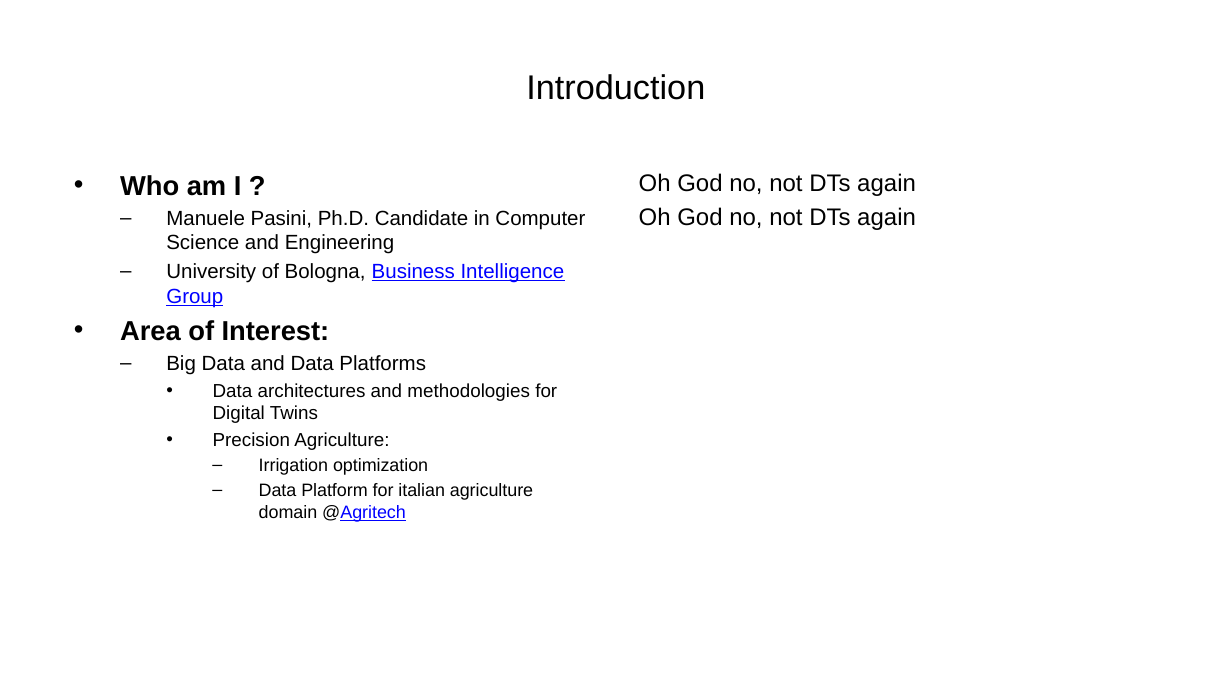
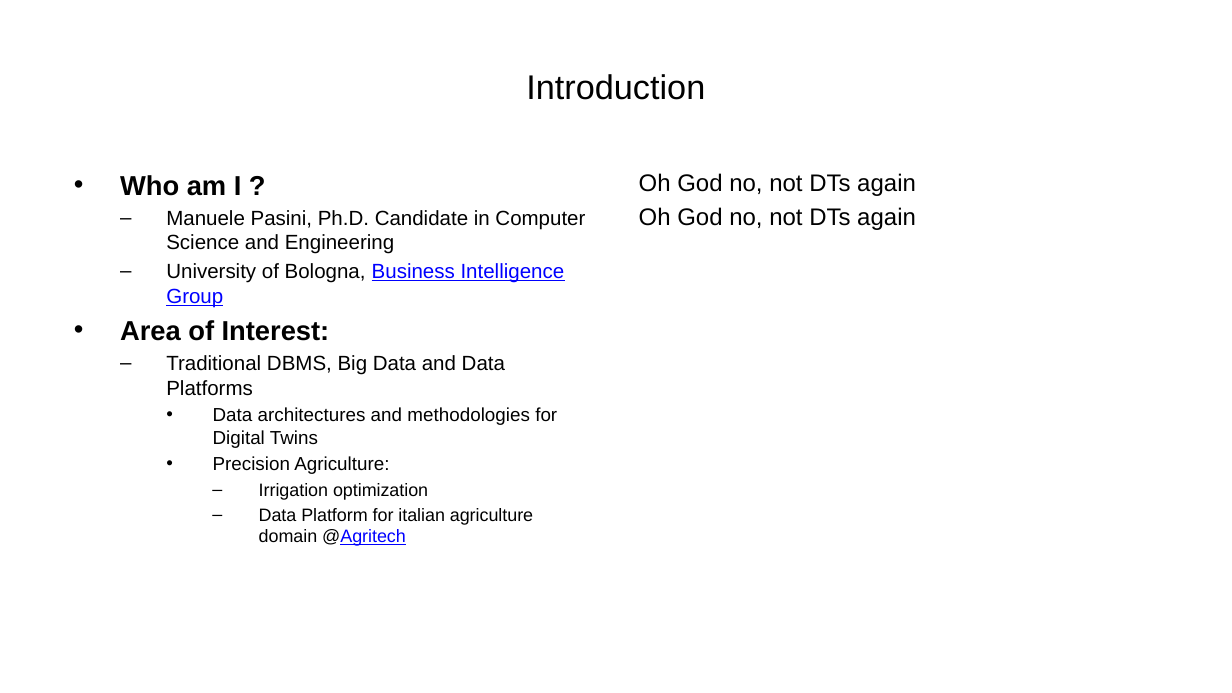
Before and after one commit to ManuelePasini/slides-markdown, a slide deck: slide 1 of ioanninaSlides.pptx. Drawn at 1232x693 pixels with LibreOffice and Linux fonts; fonts in the diff are those of the drawing. Boxes give left, top, right and bottom in pixels: in the first picture for what was removed or moved away, otherwise in the second. Text is boxed around its words. In the diff, an @@ line names an element or a change of style, - is before the commit and + after.

```diff
--- a/ioanninaSlides.pptx
+++ b/ioanninaSlides.pptx
@@ text at (x1=166, y1=355, x2=505, y2=396): text changed @@
-  – Big Data and Data Platforms
+  – Traditional DBMS, Big Data and Data Platforms
```
Also in this commit, not shown: 4 other files.
